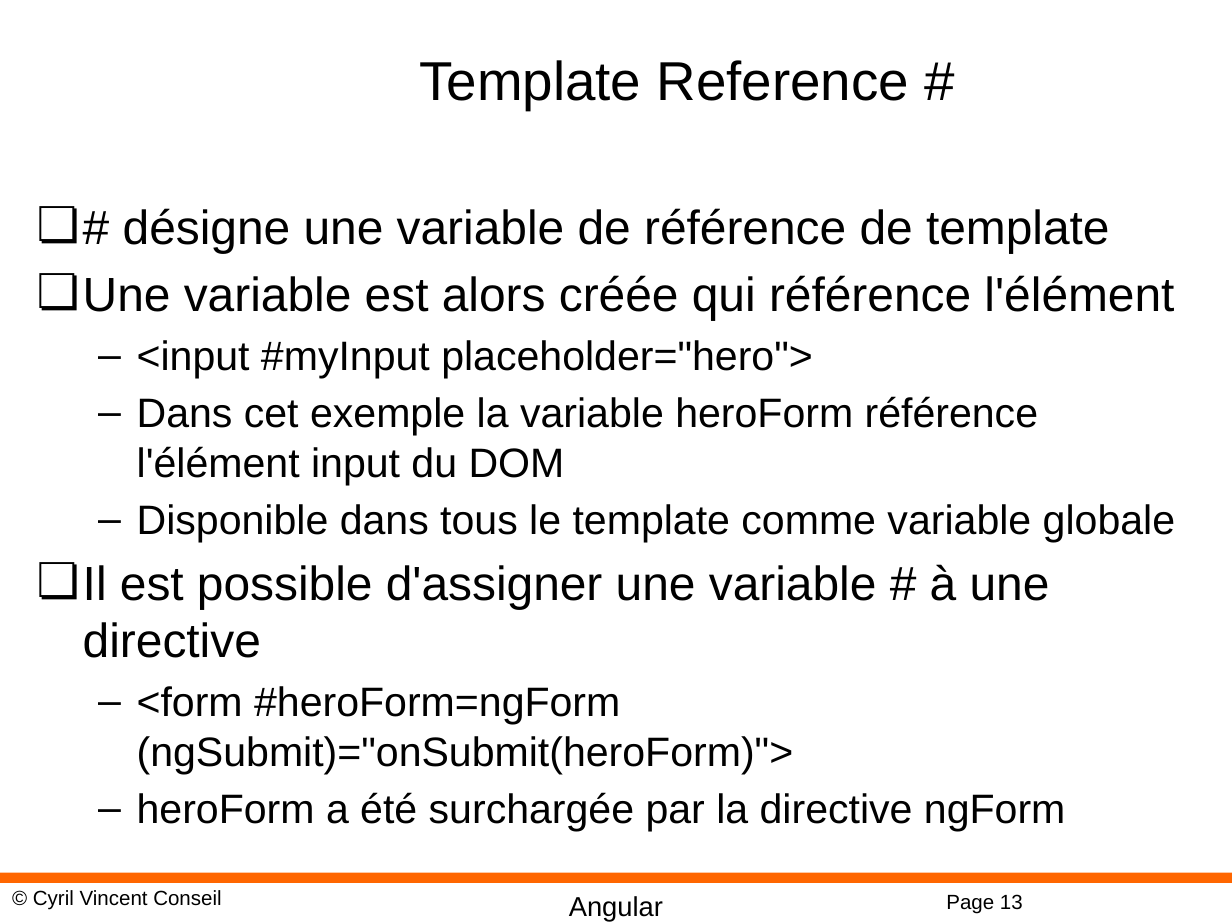
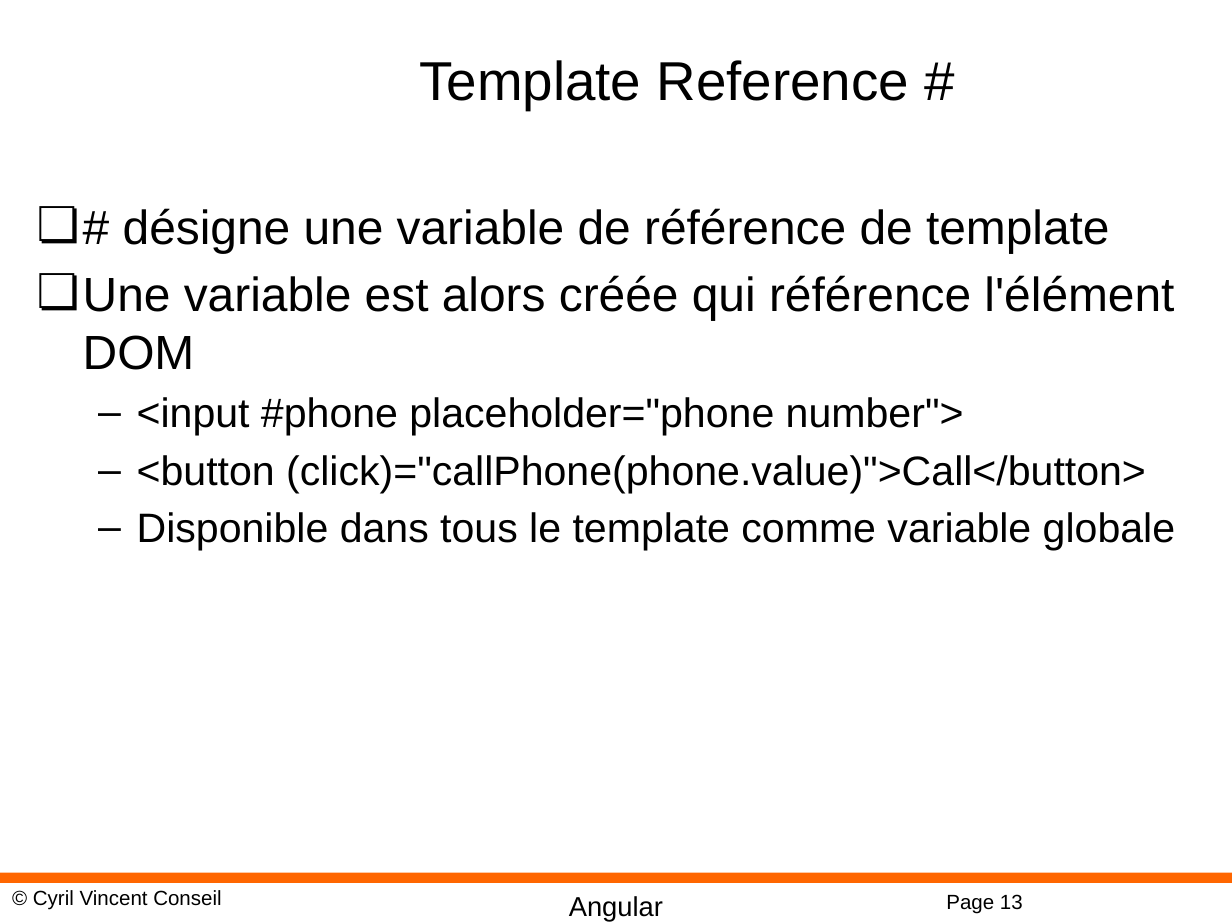
Before and after one commit to cyrilvincent/angular, a slide deck: slide 13 of PPT/Angular09-Directives.pptx. Drawn at 1232x924 pixels with LibreOffice and Linux fonts; fonts in the diff are those of the drawing; background and template pictures are left out. Boxes give left, top, right and bottom in pixels: in the first picture for what was removed or moved away, otherwise in the second. Text is boxed around its words. In the diff, an @@ line names an element or a change of style, - is before the commit and + after.

```diff
--- a/PPT/Angular09-Directives.pptx
+++ b/PPT/Angular09-Directives.pptx
@@ text at (x1=83, y1=275, x2=1174, y2=493): text changed @@
-❏ Une variable est alors créée qui référence l'élément
-  – <input #myInput placeholder="hero">
-  – Dans cet exemple la variable heroForm référence l'élément input du DOM
+❏ Une variable est alors créée qui référence l'élément DOM
+  – <input #phone placeholder="phone number">
+  – <button (click)="callPhone(phone.value)">Call</button>
@@ text at (x1=83, y1=564, x2=1065, y2=831): paragraphs removed @@
-❏ Il est possible d'assigner une variable # à une directive
-  – <form #heroForm=ngForm (ngSubmit)="onSubmit(heroForm)">
-  – heroForm a été surchargée par la directive ngForm
```
Also in this commit, not shown: 3 other slides changed, 1 slide added, 51 other files.
